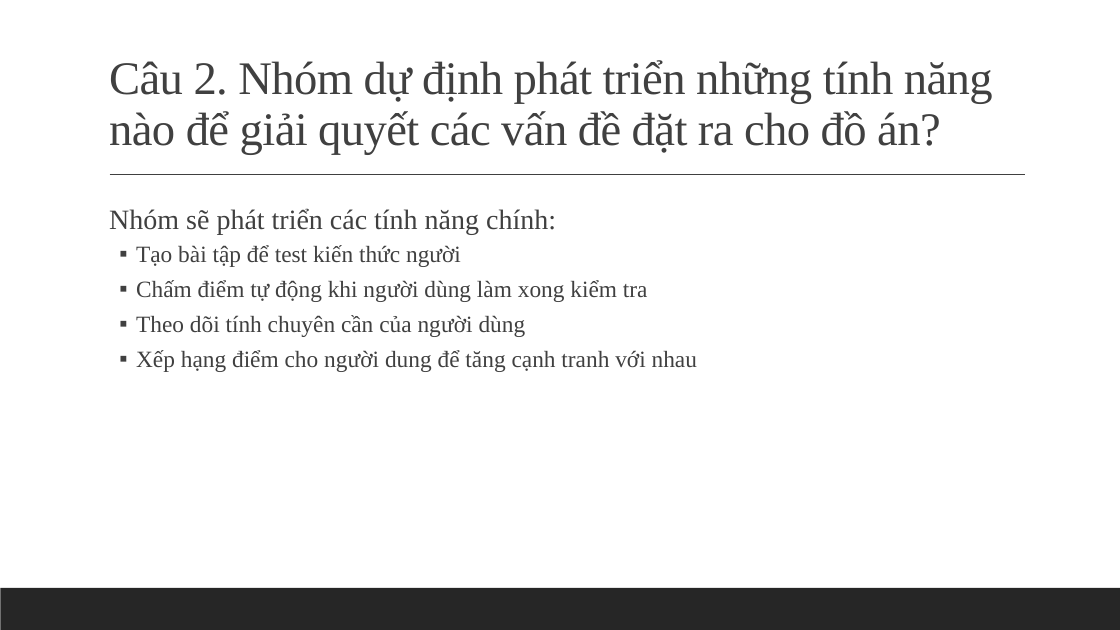
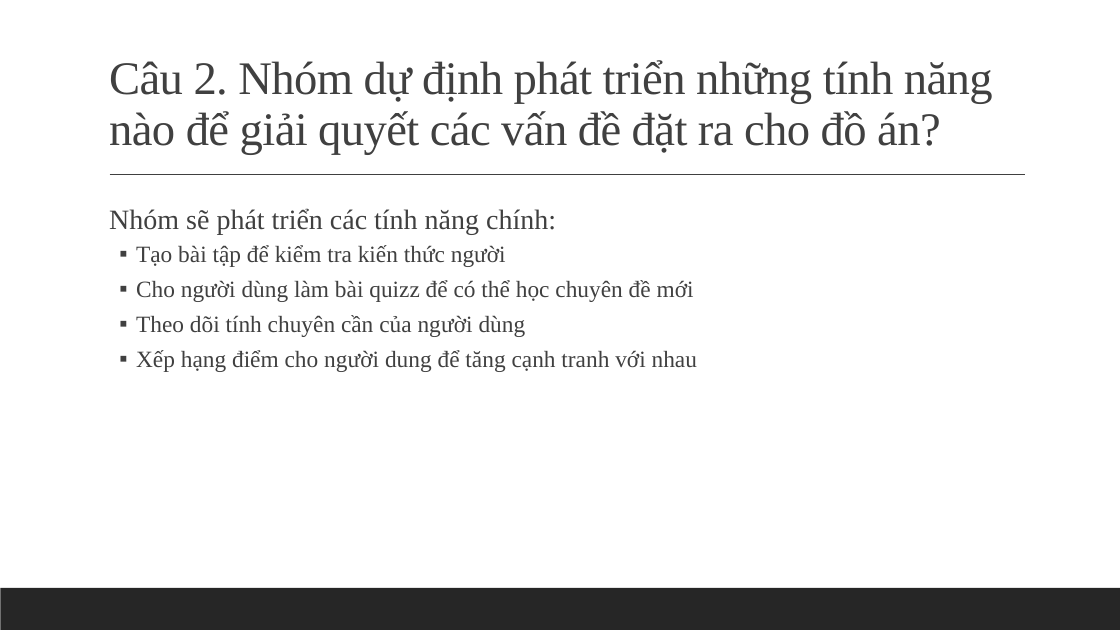
Before and after one commit to huynhquangminh/18HCB_QuanLyQuyTrinhPhanMem, a slide deck: slide 8 of Documents/Tuan3/Nhom_3_Tuan_3.pptx (slide 7 before the commit). Drawn at 1120x630 pixels with LibreOffice and Linux fonts; fonts in the diff are those of the drawing. Boxes give left, top, right and bottom in pixels: in the first picture for what was removed or moved away, otherwise in the second. Text is boxed around its words. In the diff, an @@ line names an element or a change of style, - is before the commit and + after.

```diff
--- a/Documents/Tuan3/Nhom_3_Tuan_3.pptx
+++ b/Documents/Tuan3/Nhom_3_Tuan_3.pptx
@@ text at (136, 245, 694, 302): text changed @@
-  ▪ Tạo bài tập để test kiến thức người
-  ▪ Chấm điểm tự động khi người dùng làm xong kiểm tra
+  ▪ Tạo bài tập để kiểm tra kiến thức người
+  ▪ Cho người dùng làm bài quizz để có thể học chuyên đề mới
```
Also in this commit, not shown: 2 other slides changed, 11 slides added, 1 other file.
